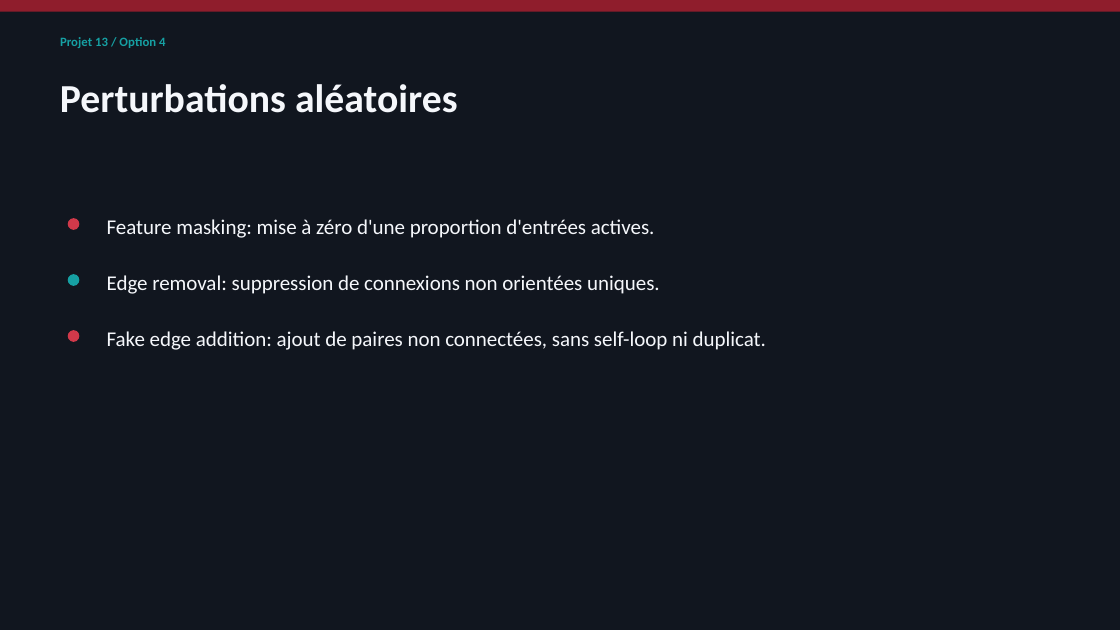
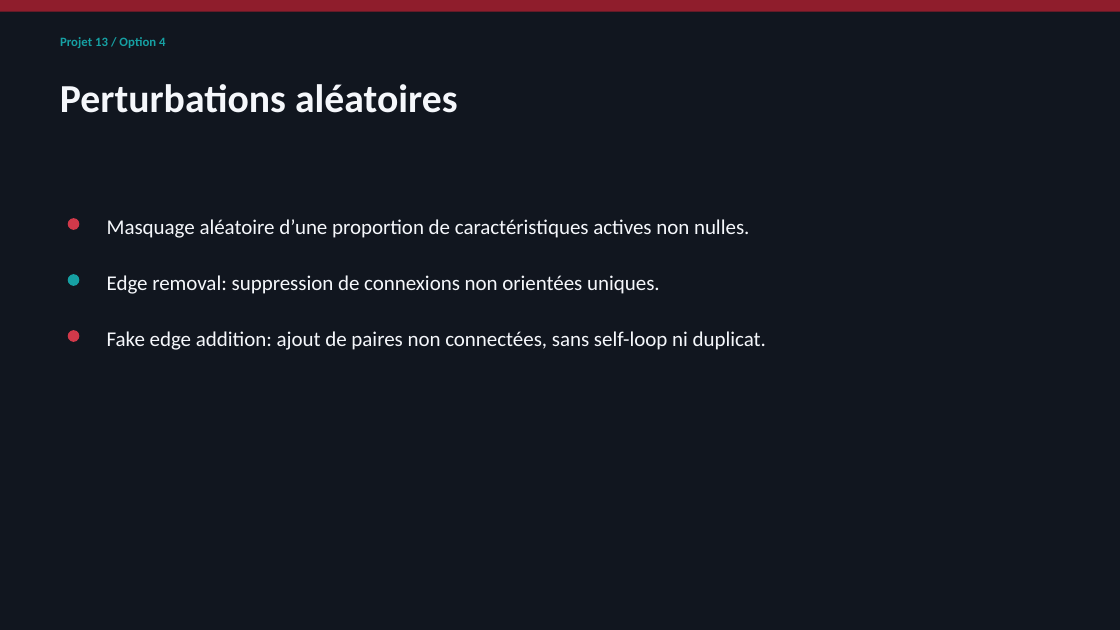
Before and after one commit to Maaskk/gnn-optimization-under-graph-perturbations-cora, a slide deck: slide 6 of deliverables/GCN_Robustness_Final_Defense.pptx. Drawn at 1120x630 pixels with LibreOffice and Linux fonts; fonts in the diff are those of the drawing. Boxes give left, top, right and bottom in pixels: in the first picture for what was removed or moved away, otherwise in the second. Text is boxed around its words. In the diff, an @@ line names an element or a change of style, - is before the commit and + after.

```diff
--- a/deliverables/GCN_Robustness_Final_Defense.pptx
+++ b/deliverables/GCN_Robustness_Final_Defense.pptx
@@ text at (107, 219, 749, 238): text changed @@
-Feature masking: mise à zéro d'une proportion d'entrées actives.
+Masquage aléatoire d’une proportion de caractéristiques actives non nulles.
```
Also in this commit, not shown: 1 other slide changed, 21 other files.
